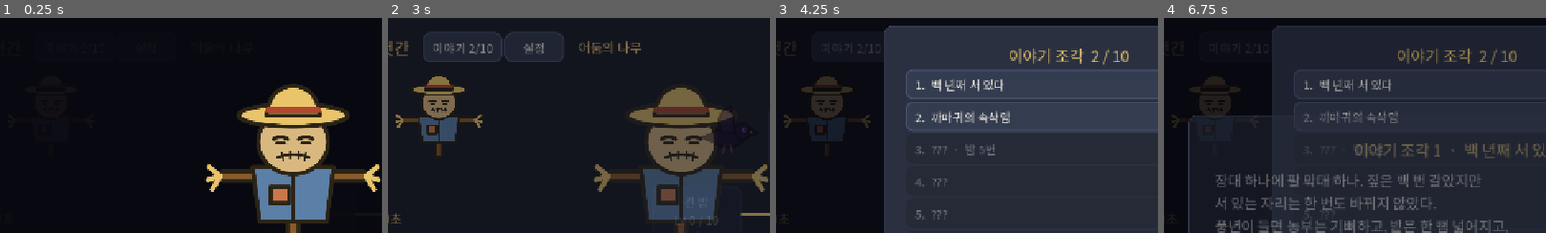
Above: before the commit, frames 1-4 (left to right).
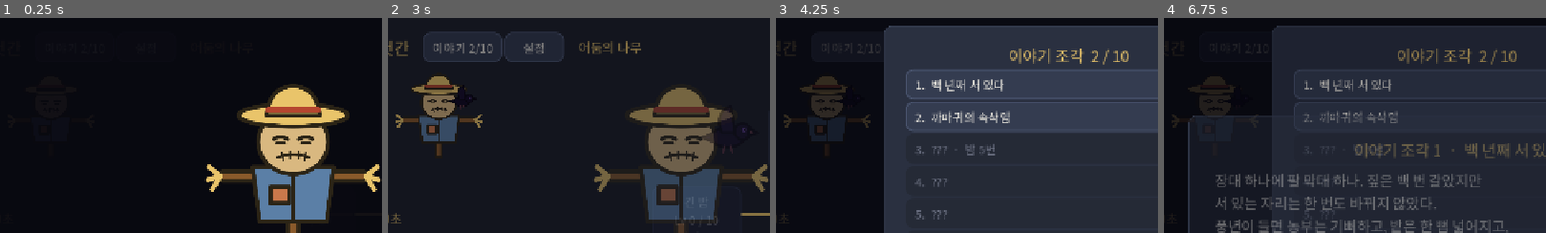
Above: after the commit, the same moments.

Repository: dldpwns1234-rgb/scarecrow1
Game: Godot game, scene res://scenes/main.tscn
Two runs of this game, one before a commit and one after it. Both use one fixed random seed, a clock stepped at 60 frames per second and the inputs below.
Inputs:
- Up to frame 1 (0.25 s): no input
- Up to frame 2 (3 s): click "이야기 2/10" at 0.5 s; click "설정" at 1.25 s; click "밤으로 나가기 · 밭 1단계 (20초)" at 2 s; click "가운데로" at 2.75 s
- Up to frame 3 (4.25 s): click "이야기 2/10" at 3.5 s
- Up to frame 4 (6.75 s): click "1. 백 년째 서 있다" at 4.25 s; click "2. 까마귀의 속삭임" at 5 s; click "닫기" at 5.75 s; click "닫기" at 6.5 s
The pictures show only the part of the screen within x 12-62%, y 0-50%; the shares and areas given below are measured in that part.

The runs differ from the first frame. In frame 2, 0.4% of the frame differs, in the area x 2-25%, y 27-51%; in frame 3, 0.2%; in frame 4, 0.1%.

Commit message:
낮 화면 초상화: 짚돌이가 숨 쉬듯 움직이고, 계약 뒤에는 어깨에 보랏빛 어둠의 까마귀, 엔딩 뒤에는 그냥 까마귀
Co-Authored-By: Claude Opus 5.5 <noreply@anthropic.com>

Diff:
--- a/scenes/day/day_screen.gd
+++ b/scenes/day/day_screen.gd
@@ -13,12 +13,11 @@
 const Hideout := preload("res://scenes/day/hideout.gd")
 const SubTabs := preload("res://scenes/ui/sub_tabs.gd")
 const FieldPicker := preload("res://scenes/day/field_picker.gd")
-const PORTRAIT := preload("res://icon.svg")
+const Portrait := preload("res://scenes/day/portrait.gd")
 
 const MARGIN: int = 24
 const GAP: int = 24
 const LEFT_WIDTH: float = 420.0
-const PORTRAIT_SIZE := Vector2(150, 150)
 const NIGHT_BUTTON_HEIGHT: float = 88.0
 const PROMISE_BAR_HEIGHT: float = 10.0
 const RECORD_HEIGHT: float = 80.0  # 두 줄 자리. 글이 바뀌어도 아래가 밀리지 않게
@@ -86,12 +85,7 @@
 	settings.custom_minimum_size = SETTINGS_BUTTON_SIZE
 	settings.pressed.connect(settings_requested.emit)
 	top.add_child(settings)
-	var portrait := TextureRect.new()
-	portrait.texture = PORTRAIT
-	portrait.custom_minimum_size = PORTRAIT_SIZE
-	portrait.expand_mode = TextureRect.EXPAND_IGNORE_SIZE
-	portrait.stretch_mode = TextureRect.STRETCH_KEEP_ASPECT_CENTERED
-	column.add_child(portrait)
+	column.add_child(Portrait.new())  # 숨 쉬는 짚돌이와 어깨의 까마귀
 	var vitality_row := HBoxContainer.new()
 	vitality_row.add_theme_constant_override("separation", GAP / 2)
 	column.add_child(vitality_row)
--- /dev/null
+++ b/scenes/day/portrait.gd
@@ -0,0 +1,55 @@
+extends Control
+## 낮 화면 왼쪽 위의 짚돌이 초상화: 숨 쉬듯 천천히 늘었다 준다. 계약을 맺은 뒤(첫 실행 장면)에는 어깨에 보랏빛 어둠의 까마귀가 앉아 있고,
+## 엔딩(마지막 이야기 조각)을 본 뒤에는 그냥 까마귀가 된다. Story를 읽기만 한다. 상수는 배치·연출용이다
+
+const SCARECROW := preload("res://icon.svg")
+const CROW := preload("res://assets/sprites/crow.svg")
+const SIZE := Vector2(150, 150)
+const CROW_SIZE := Vector2(58, 58)
+const SHOULDER := Vector2(0.76, 0.43)   # 짚돌이 그림에서 오른 어깨 자리 (비율, intro_card와 같다)
+const CROW_FEET := Vector2(0.5, 0.74)
+const DARK_TINT := Color(0.35, 0.22, 0.55)
+const BREATH_SCALE: float = 1.03
+const BREATH_SECONDS: float = 1.8
+
+var _scarecrow: TextureRect
+var _crow: TextureRect
+
+
+func _ready() -> void:
+	custom_minimum_size = SIZE
+	mouse_filter = Control.MOUSE_FILTER_IGNORE
+	_scarecrow = _figure(SCARECROW, SIZE)
+	_scarecrow.pivot_offset = Vector2(SIZE.x * 0.5, SIZE.y)  # 발끝을 기준으로 숨 쉰다
+	add_child(_scarecrow)
+	_crow = _figure(CROW, CROW_SIZE)
+	add_child(_crow)
+	var breath := create_tween().set_loops()
+	breath.tween_property(_scarecrow, "scale", Vector2(1.0, BREATH_SCALE), BREATH_SECONDS).set_trans(Tween.TRANS_SINE)
+	breath.tween_property(_scarecrow, "scale", Vector2.ONE, BREATH_SECONDS).set_trans(Tween.TRANS_SINE)
+	resized.connect(_layout)
+	Story.story_changed.connect(_refresh)
+	_layout()
+	_refresh()
+
+
+func _figure(texture: Texture2D, figure_size: Vector2) -> TextureRect:
+	var rect := TextureRect.new()
+	rect.texture = texture
+	rect.expand_mode = TextureRect.EXPAND_IGNORE_SIZE
+	rect.size = figure_size
+	rect.stretch_mode = TextureRect.STRETCH_KEEP_ASPECT_CENTERED
+	rect.mouse_filter = Control.MOUSE_FILTER_IGNORE
+	return rect
+
+
+## 초상화는 칸 가운데, 까마귀는 어깨 위
+func _layout() -> void:
+	_scarecrow.position = Vector2((size.x - SIZE.x) * 0.5, 0.0)
+	_crow.position = _scarecrow.position + SHOULDER * SIZE - CROW_FEET * CROW_SIZE
+
+
+func _refresh() -> void:
+	_crow.visible = Story.intro_seen
+	var ended := Story.seen_count >= Balance.FRAGMENTS.size()  # 엔딩을 봤다: 어둠은 그냥 까마귀가 되었다
+	_crow.modulate = Color.WHITE if ended else DARK_TINT
Not shown, added: scenes/day/portrait.gd.uid
Not shown, changed: CLAUDE.md
